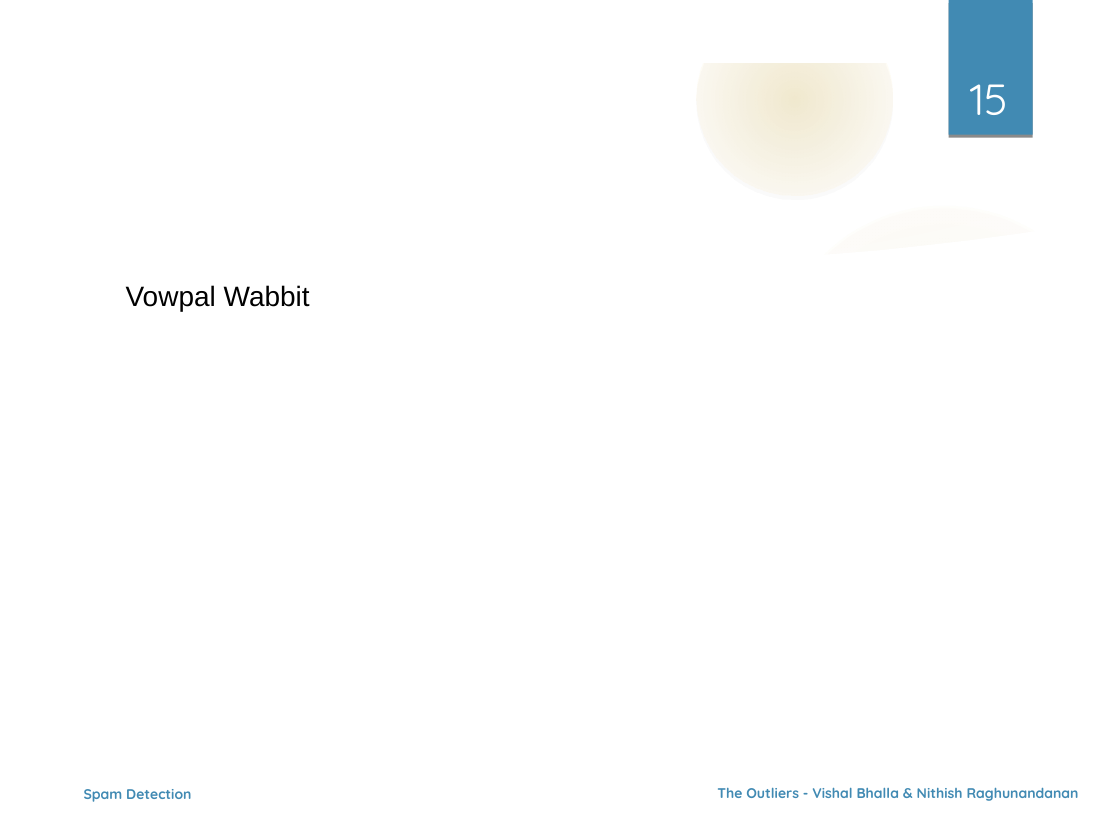
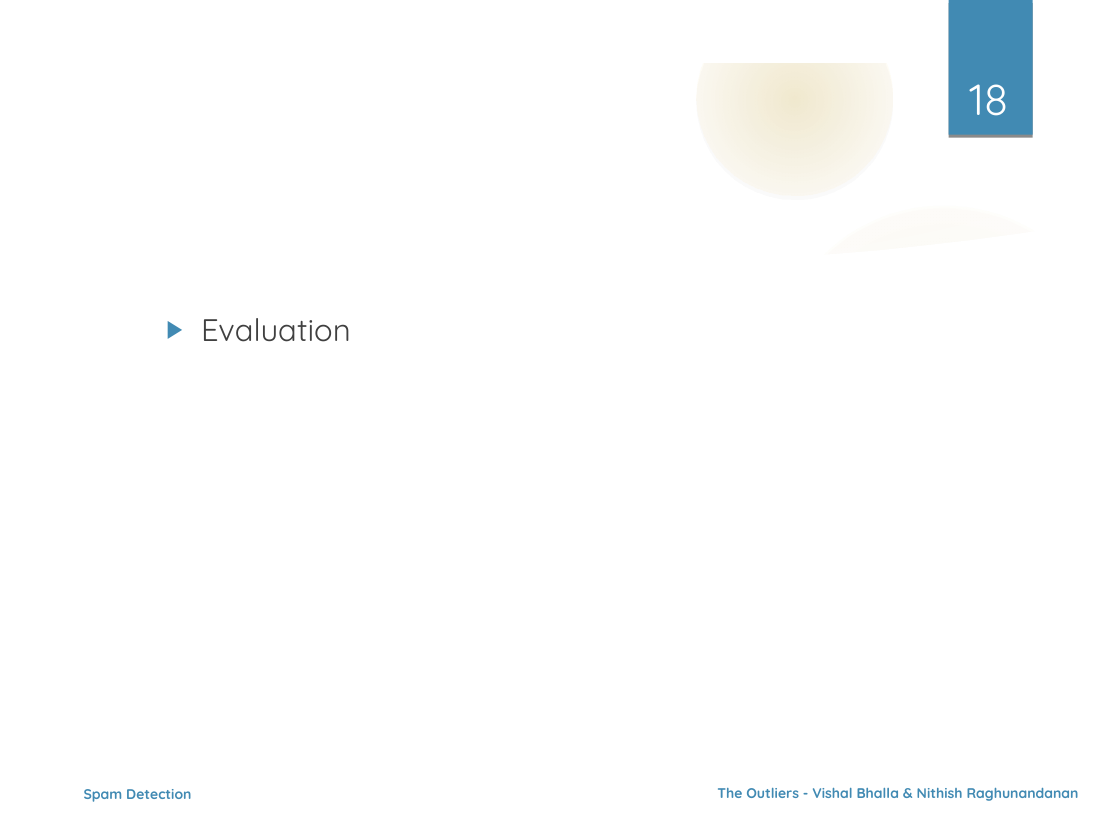
Before and after one commit to nehgu/Anomaly-Detection, a slide deck: slide 18 of Challenges/Spam Filtering Challenge 4/Ppt - Spam Detection Challenge-4.odp (slide 15 before the commit). Drawn at 1120x840 pixels with LibreOffice and Linux fonts; fonts in the diff are those of the drawing; background and template pictures are left out. Boxes give left, top, right and bottom in pixels: in the first picture for what was removed or moved away, otherwise in the second. Text is boxed around its words. In the diff, an @@ line names an element or a change of style, - is before the commit and + after.

```diff
--- a/Challenges/Spam Filtering Challenge 4/Ppt - Spam Detection Challenge-4.odp
+++ b/Challenges/Spam Filtering Challenge 4/Ppt - Spam Detection Challenge-4.odp
@@ page number at (969, 84, 1008, 116): text changed @@
-15
+18
@@ text removed at (126, 285, 310, 312) @@
-Vowpal Wabbit
@@ text added at (201, 318, 351, 342), 20 pt, text #404040 @@
+  ▶ Evaluation
```
Also in this commit, not shown: 9 other slides changed, 4 slides added, 1 slide removed.
